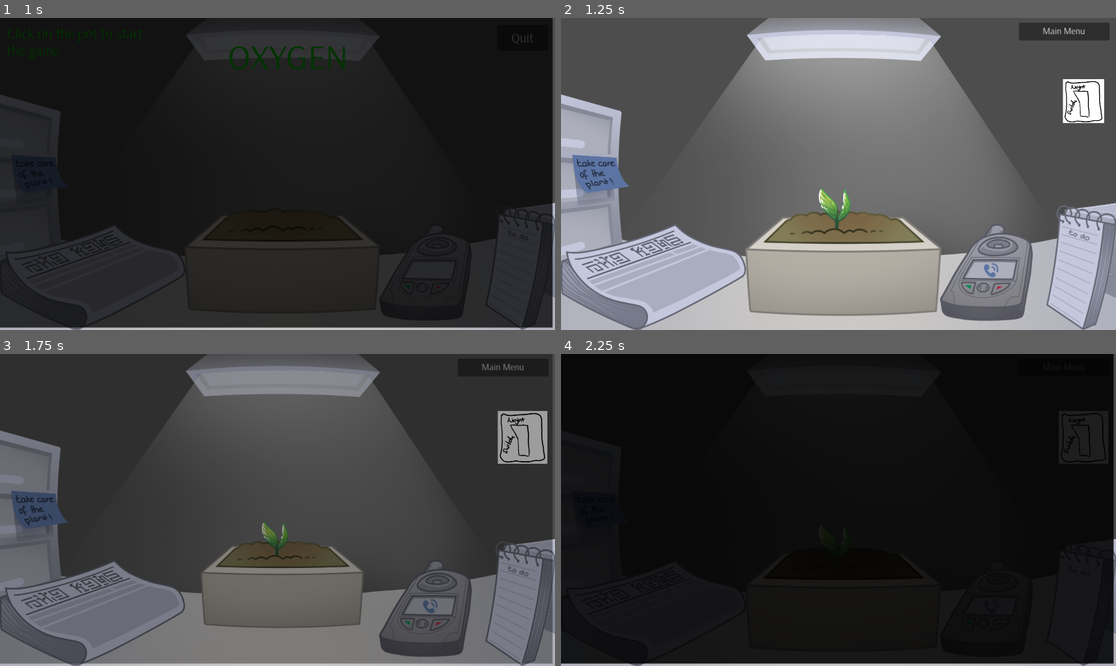
Above: before the commit, frames 1-4 (two rows, left to right).
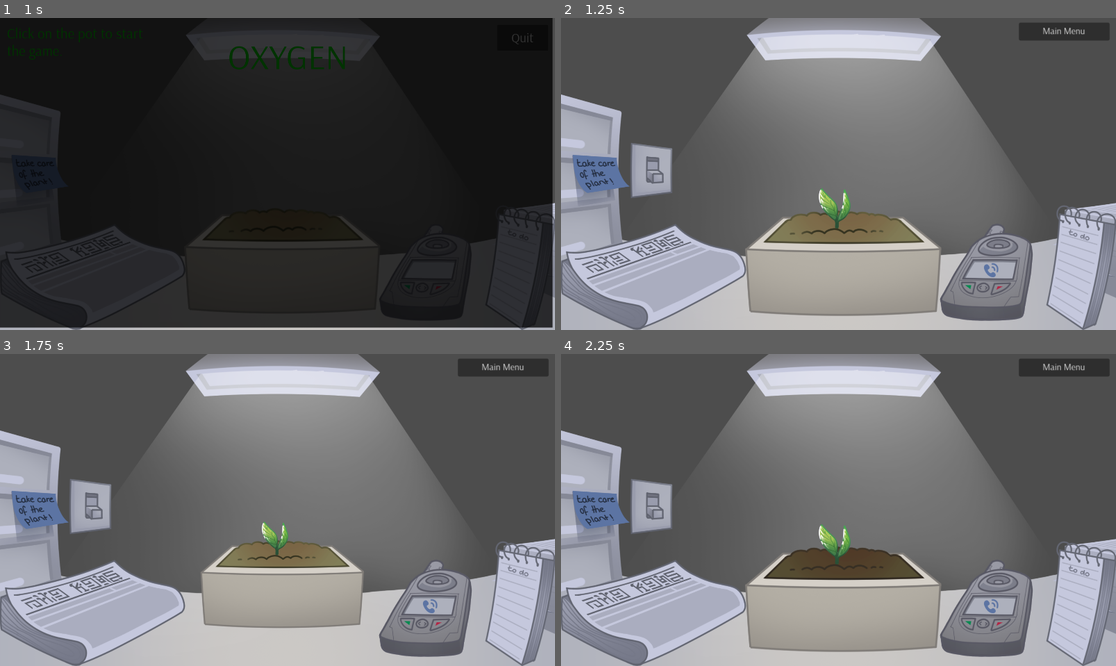
Above: after the commit, the same moments.

Repository: gringames/fem-devs-jam-24
Game: Godot game, scene res://menus/main_menu.tscn
Two runs of this game, one before a commit and one after it. Both use one fixed random seed, a clock stepped at 60 frames per second and the inputs below. Sound files missing from this copy of the repository are replaced by a short silence.
Inputs (mouse positions are in pixels of both pictures, inside the frame that each line leads up to):
- Up to frame 1 (1 s): move the mouse to (283, 245) at 0.52 s; click (283, 245) at 0.6 s
- Up to frame 2 (1.25 s): no input
- Up to frame 3 (1.75 s): move the mouse to (521, 438) at 1.27 s; click (521, 438) at 1.35 s
- Up to frame 4 (2.25 s): move the mouse to (844, 584) at 2.02 s; click (844, 584) at 2.1 s

Frame 1 is identical in both runs. In frame 2, 2.2% of the frame differs, in the area x 12-98%, y 19-58%; in frame 3, 98%; in frame 4, 99%, in the area x 0-100%, y 0-100%.

Commit message:
switchable switch

Diff:
--- a/femdevsjam24/Game/game.tscn
+++ b/femdevsjam24/Game/game.tscn
@@ -1,10 +1,9 @@
-[gd_scene load_steps=30 format=3 uid="uid://b2ffyvuyqw2vg"]
+[gd_scene load_steps=32 format=3 uid="uid://b2ffyvuyqw2vg"]
 
 [ext_resource type="Texture2D" uid="uid://0dclu50pqptn" path="res://Art/Counter/counter.png" id="1_ru2wo"]
 [ext_resource type="Texture2D" uid="uid://d3s4ubqdv63m4" path="res://Art/Counter/lamp.png" id="2_jsnd2"]
 [ext_resource type="Texture2D" uid="uid://bqnavax22s0vv" path="res://Art/Counter/newspaper.png" id="3_bs44s"]
 [ext_resource type="Script" path="res://Buttons/open_scene.gd" id="3_k2dps"]
-[ext_resource type="Texture2D" uid="uid://cn0vhveeyl7qg" path="res://Art/light_switch.png" id="3_ws5hu"]
 [ext_resource type="Texture2D" uid="uid://nuhjno4to41e" path="res://Art/Counter/notebook.png" id="4_vbbta"]
 [ext_resource type="Texture2D" uid="uid://c0gltx8a47cxc" path="res://Art/Counter/cellphone_nocall.png" id="5_g17cm"]
 [ext_resource type="Script" path="res://Features/day_cycle/day_manager.gd" id="6_i1hnc"]
@@ -12,7 +11,10 @@
 [ext_resource type="PackedScene" uid="uid://diix6rtcrr4eq" path="res://Features/Plant/plant.tscn" id="6_ownbs"]
 [ext_resource type="PackedScene" uid="uid://d277a41su2sdk" path="res://Text/Box/text_box.tscn" id="6_rjoll"]
 [ext_resource type="FontFile" uid="uid://cfk57avok16na" path="res://Fonts/arsenal/Arsenal-Regular.otf" id="7_jwwqj"]
+[ext_resource type="Texture2D" uid="uid://dvl1up1bne3pn" path="res://Art/lightswitch_on.png" id="9_djhp4"]
 [ext_resource type="PackedScene" uid="uid://cr8ow5elky823" path="res://Features/ClickableObjects/Clickable.tscn" id="10_0og64"]
+[ext_resource type="Script" path="res://Game/light_switch.gd" id="10_uo6bn"]
+[ext_resource type="Texture2D" uid="uid://q4rrys76p47i" path="res://Art/lightswitch_off.png" id="11_8q24f"]
 [ext_resource type="PackedScene" uid="uid://cdbw55po5v68o" path="res://Game/black_fade.tscn" id="12_lr51w"]
 [ext_resource type="PackedScene" uid="uid://tbr5y2o7ouv1" path="res://Newspaper/newspaper_article.tscn" id="13_k3c02"]
 [ext_resource type="Script" path="res://Game/track_handler.gd" id="13_towrx"]
@@ -84,13 +86,15 @@
 metadata/_edit_use_anchors_ = true
 
 [node name="LightSwitch" type="Sprite2D" parent="."]
-position = Vector2(1384, 104)
-scale = Vector2(0.5, 0.5)
-texture = ExtResource("3_ws5hu")
+position = Vector2(-112, 344)
+texture = ExtResource("9_djhp4")
+script = ExtResource("10_uo6bn")
+on = ExtResource("9_djhp4")
+off = ExtResource("11_8q24f")
 
 [node name="LightSwitchClickable" parent="LightSwitch" node_paths=PackedStringArray("visuals") instance=ExtResource("10_0og64")]
 position = Vector2(-4.76837e-07, 0)
-scale = Vector2(15.68, 16.48)
+scale = Vector2(8.64001, 10.04)
 visuals = [NodePath("..")]
 
 [node name="Plant" parent="." instance=ExtResource("6_ownbs")]
--- /dev/null
+++ b/femdevsjam24/Game/light_switch.gd
@@ -0,0 +1,15 @@
+extends Sprite2D
+
+@export var on: Texture2D
+@export var off: Texture2D
+
+
+func _ready() -> void:
+	texture = off
+	$LightSwitchClickable.connect("mouse_clicked_on_object", _switch)
+
+
+func _switch():
+	texture = on
+	await get_tree().create_timer(0.5).timeout
+	texture = off
